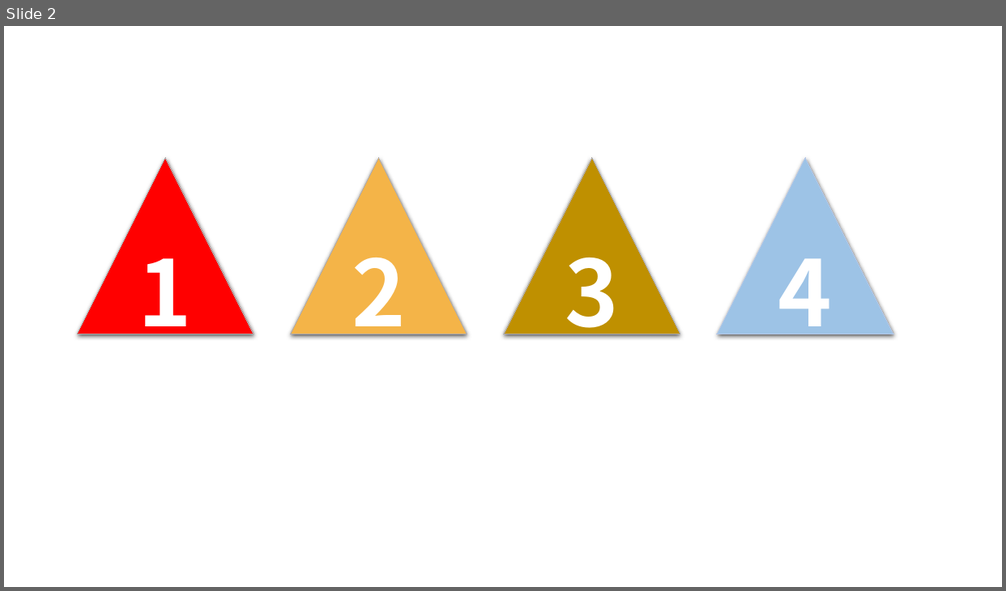
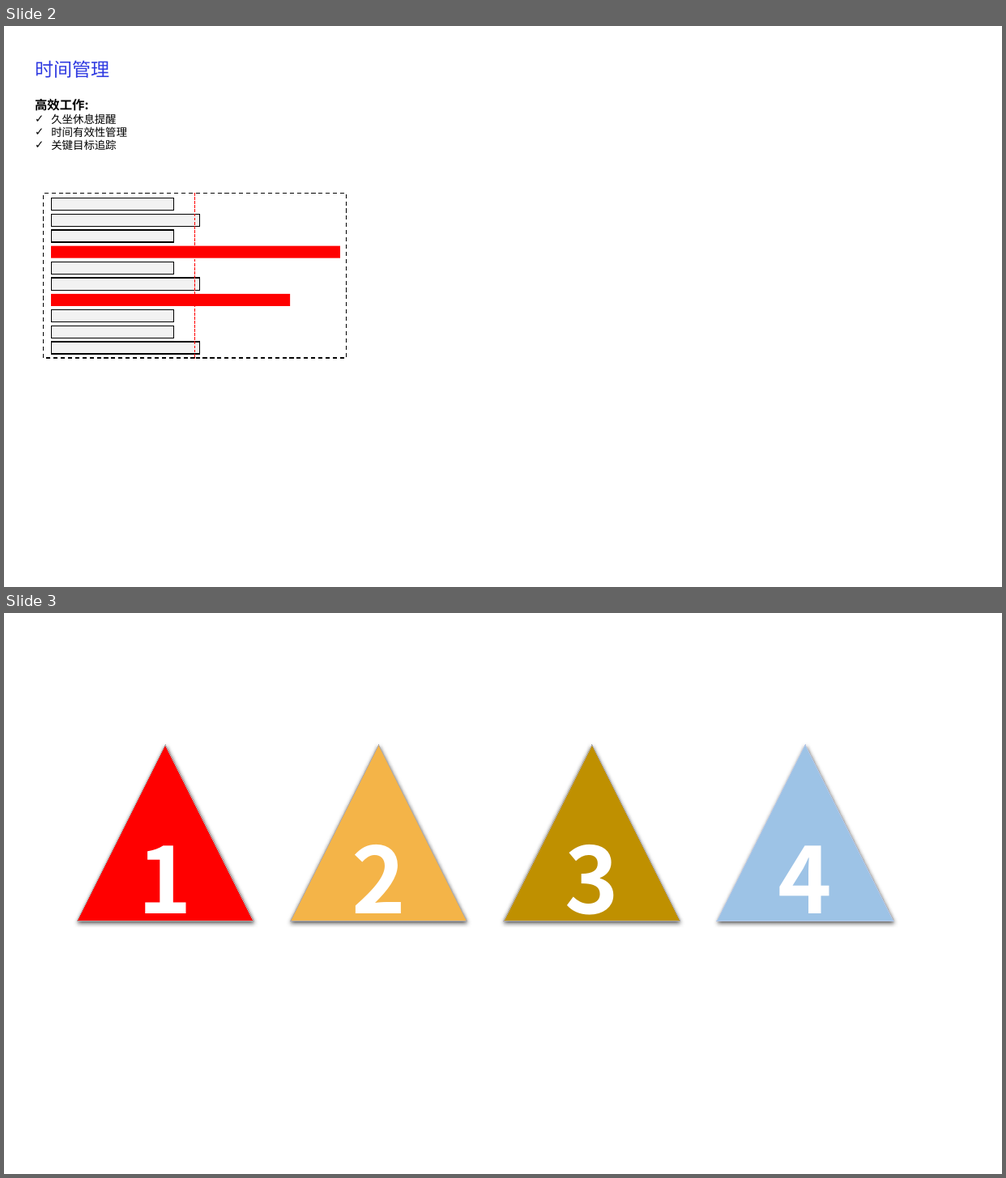
Before and after one commit to featzhang/flake-todo, a slide deck: docs/design/design-20210219.pptx. Shown one above the other, each under a label of ours: slide 2 before the commit, slides 2 and 3 after it. The pictures are 1006x591 and 1006x1178 pixels, drawn with LibreOffice and Linux fonts; fonts in the diff are those of the drawing. Boxes give left, top, right and bottom in pixels: in the first picture for what was removed or moved away, otherwise in the second. Text is boxed around its words. In the diff, an @@ line names an element or a change of style, - is before the commit and + after.

```diff
--- a/docs/design/design-20210219.pptx
+++ b/docs/design/design-20210219.pptx
@@ slide 2 added at (4, 26, 1002, 587), background #FFFFFF @@
@@ text added at (35, 60, 109, 78), 18 pt, text #2F3AE1 @@
+时间管理
@@ text added at (35, 99, 127, 150), 10.5 pt, text #000000 @@
+高效工作:
+✓ 久坐休息提醒
+✓ 时间有效性管理
+✓ 关键目标追踪
@@ rectangle added at (43, 193, 346, 358), outline #000000 1 pt dashed @@
@@ line added from (195, 193) to (195, 358), #FF0000 1 pt dashed @@
@@ rectangle added at (51, 199, 174, 210), fill #F2F2F2, outline #000000 1 pt @@
@@ rectangle added at (51, 214, 199, 226), fill #F2F2F2, outline #000000 1 pt @@
@@ rectangle added at (51, 230, 174, 242), fill #F2F2F2, outline #000000 1 pt @@
@@ rectangle added at (51, 246, 340, 258), fill #FF0000 @@
@@ rectangle added at (51, 262, 174, 274), fill #F2F2F2, outline #000000 1 pt @@
@@ rectangle added at (51, 278, 199, 290), fill #F2F2F2, outline #000000 1 pt @@
@@ rectangle added at (51, 310, 174, 322), fill #F2F2F2, outline #000000 1 pt @@
@@ rectangle added at (51, 294, 290, 306), fill #FF0000 @@
@@ rectangle added at (51, 327, 174, 338), fill #F2F2F2, outline #000000 1 pt @@
@@ rectangle added at (51, 342, 199, 354), fill #F2F2F2, outline #000000 1 pt @@
@@ what was slide 2 is now slide 3 @@
```
Also in this commit, not shown: 1 slide changed, 1 other file.
